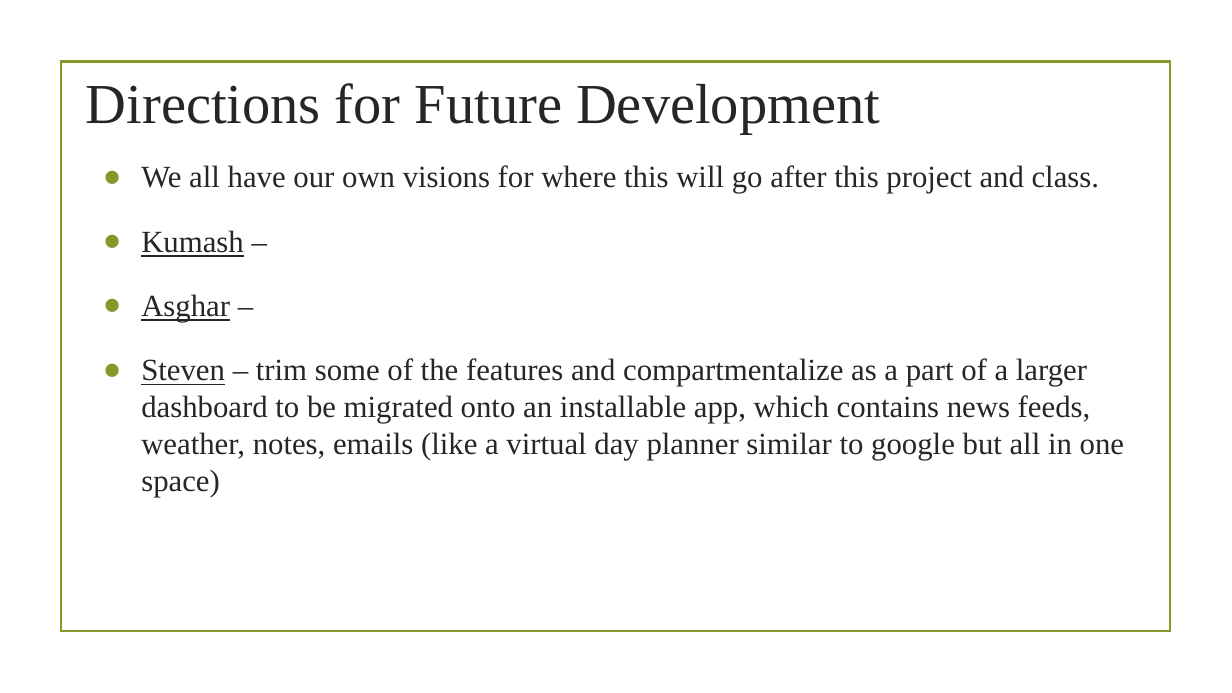
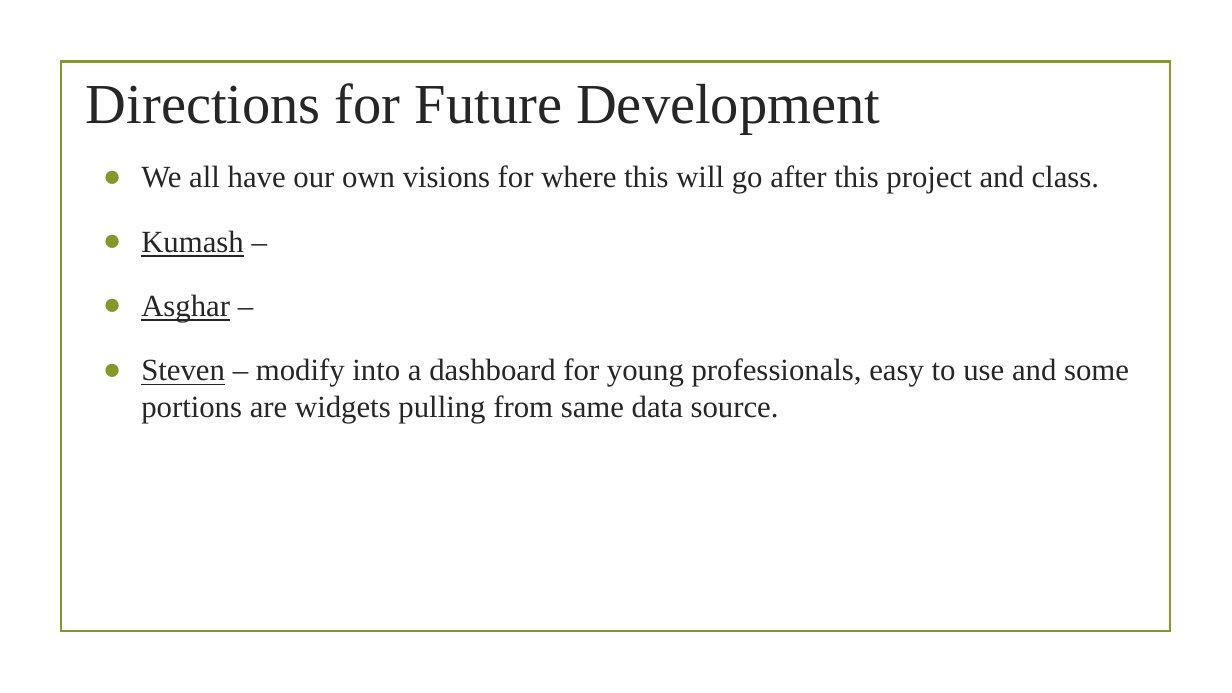
Before and after one commit to StevenTraboulay/StockApp.github.io, a slide deck: slide 7 of Rough work/Project Presentation.pptx. Drawn at 1232x693 pixels with LibreOffice and Linux fonts; fonts in the diff are those of the drawing; background and template pictures are left out. Boxes give left, top, right and bottom in pixels: in the first picture for what was removed or moved away, otherwise in the second. Text is boxed around its words. In the diff, an @@ line names an element or a change of style, - is before the commit and + after.

Commit message:
updated presentation info

```diff
--- a/Rough work/Project Presentation.pptx
+++ b/Rough work/Project Presentation.pptx
@@ text at [141, 358, 1129, 423]: text changed @@
-● Steven – trim some of the features and compartmentalize as a part of a larger dashboard to be migrated onto an installable app, which contains news feeds, weather, notes, emails (like a virtual day planner similar to google but all in one space)
+● Steven – modify into a dashboard for young professionals, easy to use and some portions are widgets pulling from same data source.
```
